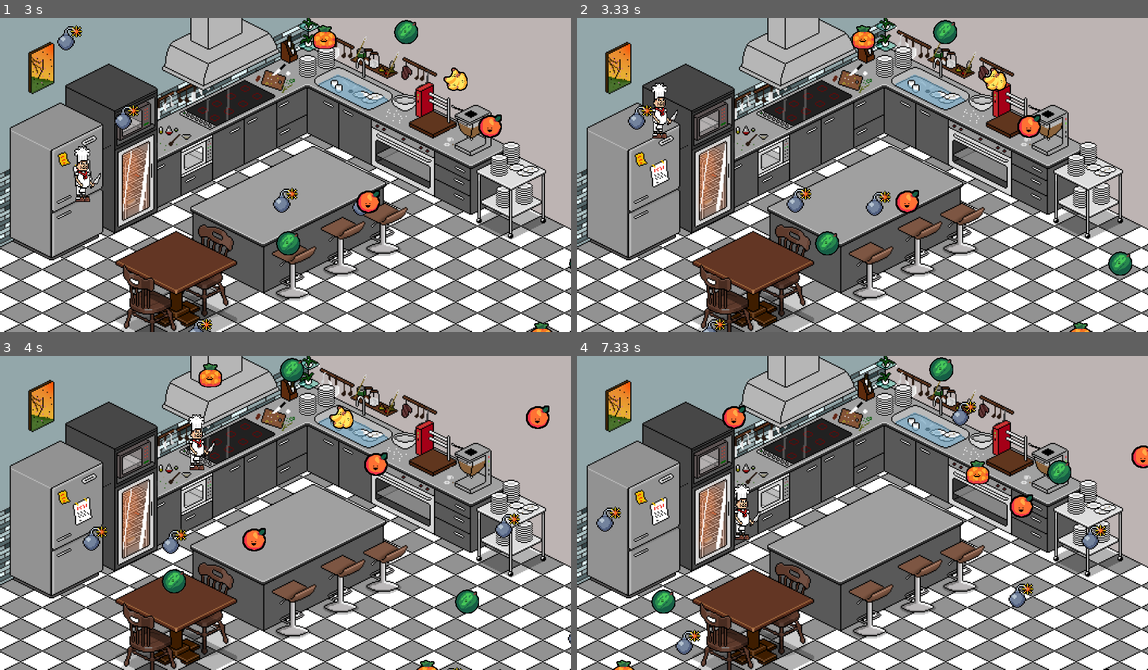
Above: before the commit, frames 1-4 (two rows, left to right).
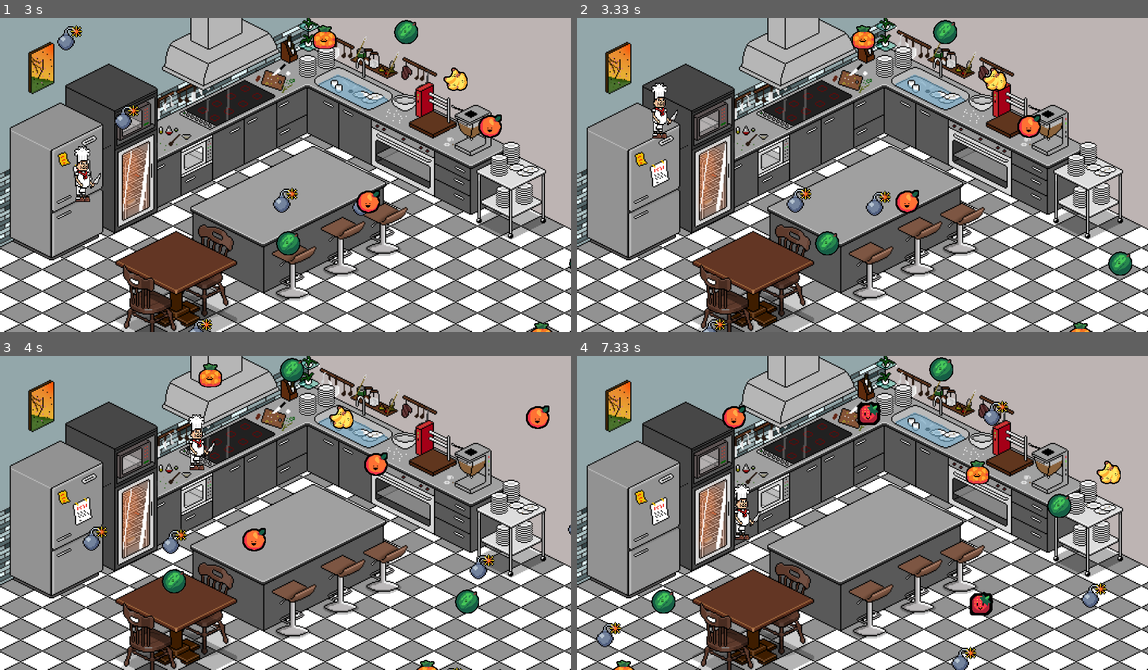
Above: after the commit, the same moments.

Repository: SkyesCodes/Pygame
Game: pygame game, started from main.py
The game is run twice, just before and just after one commit, with the same random seed, the same clock (stepped at 60 frames per second) and the same inputs.
Inputs:
- Up to frame 1 (3 s): hold D 0.33-0.8 s; hold W 0.83-1.13 s; hold D 1.17-1.63 s; hold A 1.67-2.2 s; hold S 2.23-2.53 s; hold A 2.57-2.97 s
- Up to frame 2 (3.33 s): hold W from 3 s (still down)
- Up to frame 3 (4 s): release W at 3.37 s; hold D from 3.4 s (still down)
- Up to frame 4 (7.33 s): release D at 4.03 s; hold S 4.07-4.43 s; hold A 4.47-4.93 s; hold D 4.97-5.43 s; hold W 5.47-5.77 s; hold D 5.8-6.27 s; hold A 6.3-6.83 s; hold S 6.87-7.17 s; hold A from 7.2 s (still down)

Frame 1 is identical in both runs. In frame 2, 0.2% of the frame differs, in the area x 8-14%, y 27-36%; in frame 3, 0.4%; in frame 4, 3.4%, in the area x 3-100%, y 14-100%.

Commit message:
added hit detection to chef, bombs, and fruit

Diff:
--- a/main.py
+++ b/main.py
@@ -16,7 +16,7 @@
 WATERMELON_WIDTH, WATERMELON_HEIGHT = 40, 40
 PINEAPPLE_WIDTH, PINEAPPLE_HEIGHT = 38, 38
 BANANA_WIDTH, BANANA_HEIGHT = 38, 38
-STRAWBERRY_WIDTH, STRAWBERRY_HEIGHT = 15, 15
+STRAWBERRY_WIDTH, STRAWBERRY_HEIGHT = 25, 25
 
 CHEF_IMAGE = pygame.image.load(os.path.join('Assets', 'Chef2.gif'))
 CHEF_SPRITE = pygame.transform.scale(CHEF_IMAGE, (CHEF_WIDTH, CHEF_HEIGHT))
@@ -27,13 +27,9 @@
 BG_IMAGE = pygame.image.load(os.path.join('Assets', 'kitchen_floor.png'))
 
 ORANGE_IMAGE = pygame.image.load(os.path.join('Assets', 'orange.png'))
-
 WATERMELON_IMAGE = pygame.image.load(os.path.join('Assets', 'watermelon.png'))
-
 STRAWBERRY_IMAGE = pygame.image.load(os.path.join('Assets', 'strawberry.png'))
-
 PINEAPPLE_IMAGE = pygame.image.load(os.path.join('Assets', 'pineapple.png'))
-
 BANANA_IMAGE = pygame.image.load(os.path.join('Assets', 'banana.png'))
 
 class Chef:
@@ -42,6 +38,11 @@
         self.y = y
         self.width = CHEF_WIDTH
         self.height = CHEF_HEIGHT
+        self.hitbox_scale_horizontal = 0.80  # 15% smaller horizontally
+        self.hitbox_scale_vertical = 0.70  # 25% smaller vertically
+        self.hitbox_width = int(self.width * self.hitbox_scale_horizontal)
+        self.hitbox_height = int(self.height * self.hitbox_scale_vertical)
+        self.hitbox = pygame.Rect(self.x + (self.width - self.hitbox_width) // 2, self.y + (self.height - self.hitbox_height) // 2, self.hitbox_width, self.hitbox_height)
 
     def move(self, keys_pressed):
         if keys_pressed[pygame.K_a]:
@@ -52,6 +53,7 @@
             self.y -= VEL
         if keys_pressed[pygame.K_s]:
             self.y += VEL
+        self.hitbox = pygame.Rect(self.x + (self.width - self.hitbox_width) // 2, self.y + (self.height - self.hitbox_height) // 2, self.hitbox_width, self.hitbox_height)
 
     def draw(self):
         WIN.blit(CHEF_SPRITE, (self.x, self.y))
@@ -65,12 +67,14 @@
         self.speed = speed
         self.spawn_timer = uniform(0.25, 0.5)
         self.fruits_on_screen = []
+        self.hitbox = pygame.Rect(self.x, self.y, width, height)
 
     def move(self):
         self.x -= self.speed
         if self.x <= 0:
             self.x = WIDTH
             self.y = randrange(HEIGHT)
+        self.hitbox = pygame.Rect(self.x, self.y, self.image.get_width(), self.image.get_height())
 
     def spawn_fruit(self):
         if len(self.fruits_on_screen) < 10:
@@ -89,12 +93,14 @@
         self.speed = speed
         self.spawn_timer = uniform(0.25, 0.5)
         self.bombs_on_screen = []
+        self.hitbox = pygame.Rect(self.x, self.y, width, height)
 
     def move(self):
         self.x -= self.speed
         if self.x <= 0:
             self.x = WIDTH
             self.y = randrange(HEIGHT)
+        self.hitbox = pygame.Rect(self.x, self.y, self.image.get_width(), self.image.get_height())
 
     def spawn_bomb(self):
         if len(self.bombs_on_screen) < 5:
@@ -111,6 +117,18 @@
     bomb.draw()
     fruit.draw()
     pygame.display.update()
+
+def check_collision(chef, bomb, fruit):
+    chef_rect = pygame.Rect(chef.hitbox.x, chef.hitbox.y, chef.hitbox.width, chef.hitbox.height)
+    for bomb_instance in bomb.bombs_on_screen:
+        bomb_rect = pygame.Rect(bomb_instance.hitbox.x, bomb_instance.hitbox.y, bomb_instance.hitbox.width, bomb_instance.hitbox.height)
+        if chef_rect.colliderect(bomb_rect):
+            bomb.bombs_on_screen.remove(bomb_instance)
+
+    for fruit_instance in fruit.fruits_on_screen:
+        fruit_rect = pygame.Rect(fruit_instance.hitbox.x, fruit_instance.hitbox.y, fruit_instance.hitbox.width, fruit_instance.hitbox.height)
+        if chef_rect.colliderect(fruit_rect):
+            fruit.fruits_on_screen.remove(fruit_instance)
 
 def main():
     chef = Chef(100, 200)
@@ -142,6 +160,7 @@
             fruit.spawn_fruit()
             fruit.spawn_timer = uniform(0.25, 0.5)
 
+        check_collision(chef, bomb, fruit)
         draw_window(chef, bomb, fruit)
 
     pygame.quit()
